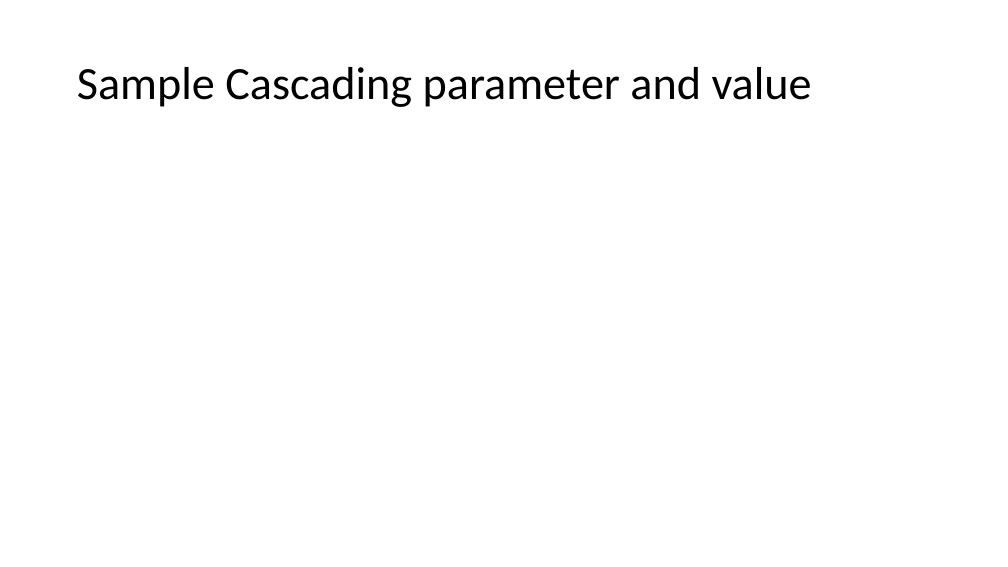
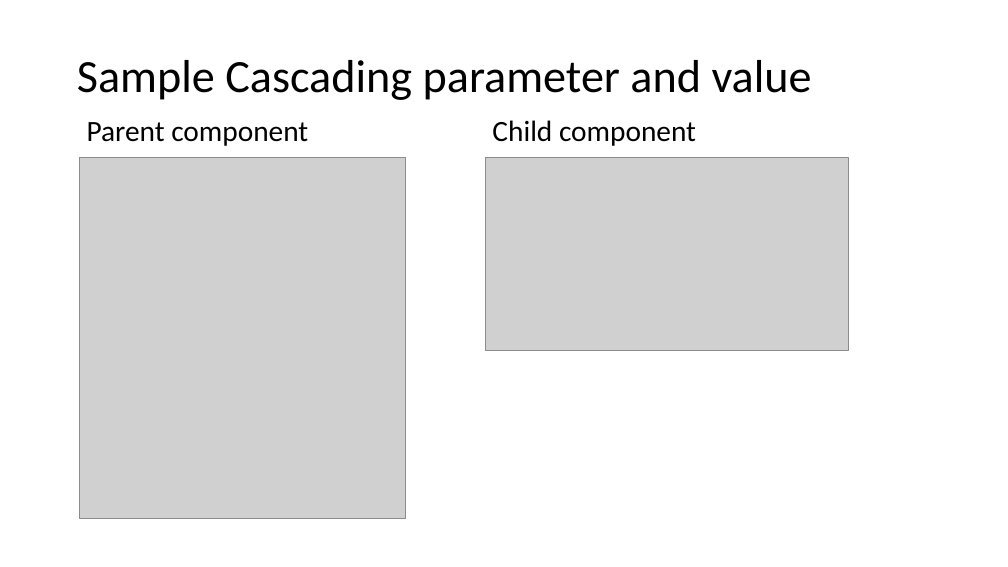
Before and after one commit to Cookie-And-Milk/BlazorDemo, a slide deck: slide 19 of BlazorDemo/BlazorDemo/presentation/ASP.pptx. Drawn at 1008x567 pixels with LibreOffice and Linux fonts; fonts in the diff are those of the drawing; grey boxes stand for pictures. Boxes give left, top, right and bottom in pixels: in the first picture for what was removed or moved away, otherwise in the second. Text is boxed around its words. In the diff, an @@ line names an element or a change of style, - is before the commit and + after.

```diff
--- a/BlazorDemo/BlazorDemo/presentation/ASP.pptx
+++ b/BlazorDemo/BlazorDemo/presentation/ASP.pptx
@@ title "Sample Cascading parameter and value": place and size @@
-title "Sample Cascading parameter and value" at <box>77,67,812,107</box>
+title "Sample Cascading parameter and value" at <box>77,60,812,100</box>
@@ text added at <box>87,122,308,146</box>, 28 pt, text #000000 @@
+Parent component
@@ text added at <box>492,120,696,146</box>, 28 pt, text #000000 @@
+Child component
@@ picture added at <box>79,157,405,518</box> @@
@@ picture added at <box>485,157,848,350</box> @@
```
Also in this commit, not shown: 8 other slides changed, 2 other files.
